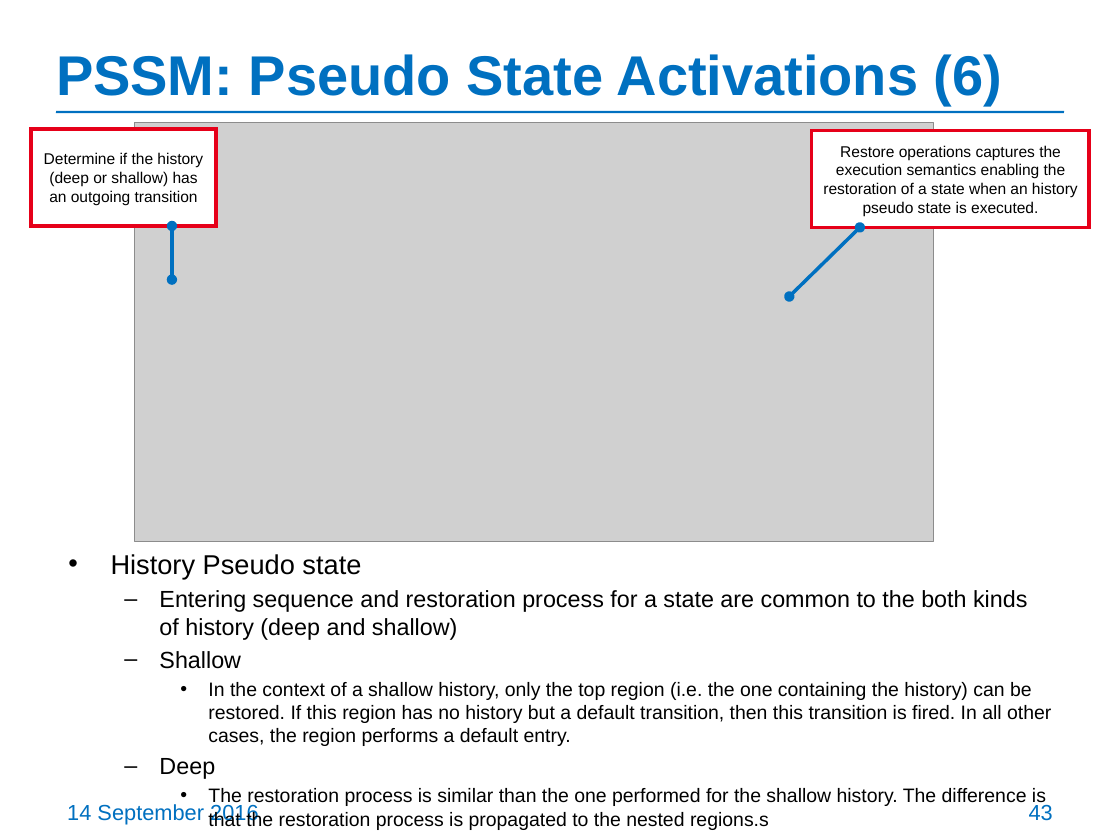
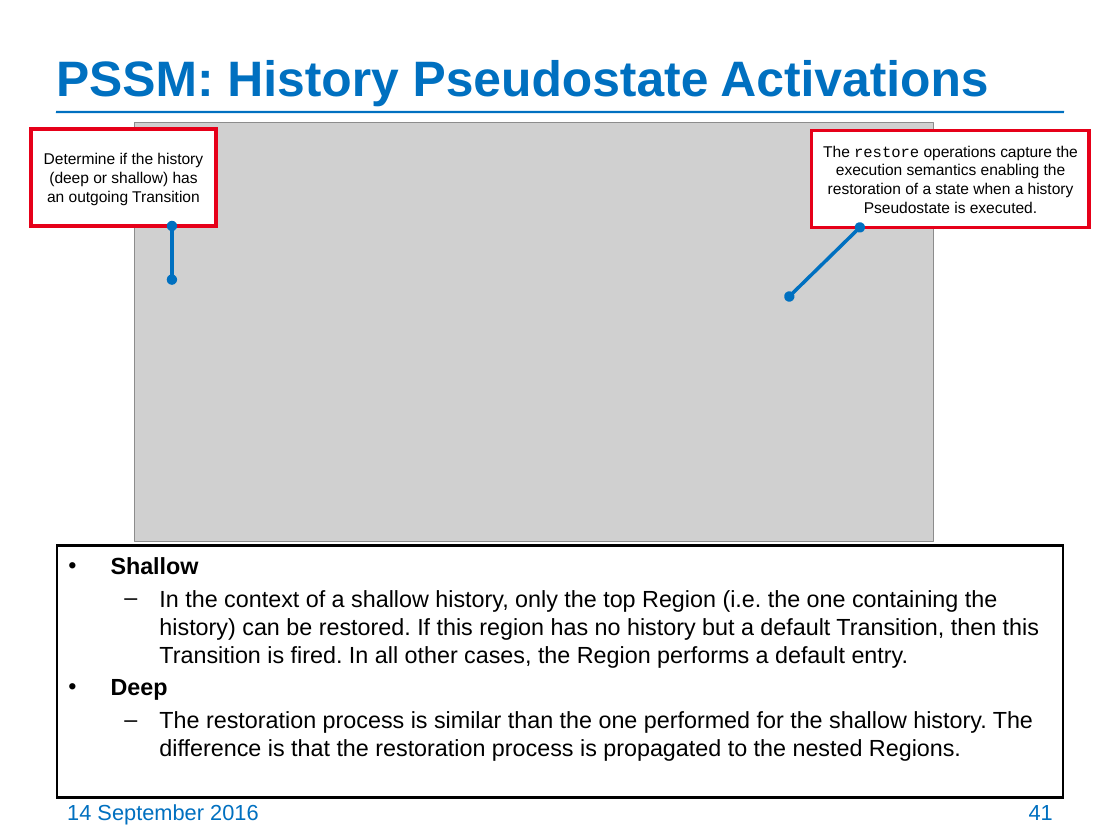
Before and after one commit to ModelDriven/PSSM, a slide deck: slide 41 of Presentations/201609-Chicago-Meeting/PSSM-initial-submission-update.pptx (slide 43 before the commit). Drawn at 1120x840 pixels with LibreOffice and Linux fonts; fonts in the diff are those of the drawing; grey boxes stand for pictures. Boxes give left, top, right and bottom in pixels: in the first picture for what was removed or moved away, otherwise in the second. Text is boxed around its words. In the diff, an @@ line names an element or a change of style, - is before the commit and + after.

```diff
--- a/Presentations/201609-Chicago-Meeting/PSSM-initial-submission-update.pptx
+++ b/Presentations/201609-Chicago-Meeting/PSSM-initial-submission-update.pptx
@@ title at bbox=[56, 60, 988, 106]: text changed; size 36 to 32 pt @@
-PSSM: Pseudo State Activations (6)
+PSSM: History Pseudostate Activations
@@ text in rectangle at bbox=[823, 145, 1078, 213]: text changed @@
-Restore operations captures the execution semantics enabling the restoration of a state when an history pseudo state is executed.
+The restore operations capture the execution semantics enabling the restoration of a state when a history Pseudostate is executed.
@@ text in rectangle at bbox=[44, 152, 203, 205]: text changed @@
-Determine if the history (deep or shallow) has an outgoing transition
+Determine if the history (deep or shallow) has an outgoing Transition
@@ rectangle "Shallow": place and size @@
-rectangle "Shallow" at bbox=[111, 554, 1051, 830]
+rectangle "Shallow" at bbox=[57, 545, 1063, 797]
@@ rectangle "Shallow" at bbox=[57, 545, 1063, 797]: outline none to #000000 1.5 pt @@
@@ text in rectangle at bbox=[111, 554, 1027, 640]: paragraphs removed @@
-• History Pseudo state
-  – Entering sequence and restoration process for a state are common to the both kinds of history (deep and shallow)
@@ text in rectangle at bbox=[111, 557, 199, 700]: bold on in "Shallow", "Deep"; bullet – to •; list level 2 to 1 in "Shallow"; list level 2 to 1 in "Deep" @@
@@ text in rectangle at bbox=[159, 590, 1039, 668]: text changed; size 12.5 to 15 pt @@
-    • In the context of a shallow history, only the top region (i.e. the one containing the history) can be restored. If this region has no history but a default transition, then this transition is fired. In all other cases, the region performs a default entry.
+  – In the context of a shallow history, only the top Region (i.e. the one containing the history) can be restored. If this region has no history but a default Transition, then this Transition is fired. In all other cases, the Region performs a default entry.
@@ text in rectangle at bbox=[159, 711, 1033, 761]: text changed; size 12.5 to 15 pt @@
-    • The restoration process is similar than the one performed for the shallow history. The difference is that the restoration process is propagated to the nested regions.s
+  – The restoration process is similar than the one performed for the shallow history. The difference is that the restoration process is propagated to the nested Regions.
@@ page number at bbox=[1029, 805, 1053, 820]: text changed @@
-43
+41
```
Also in this commit, not shown: 36 other slides changed, 19 slides removed.
